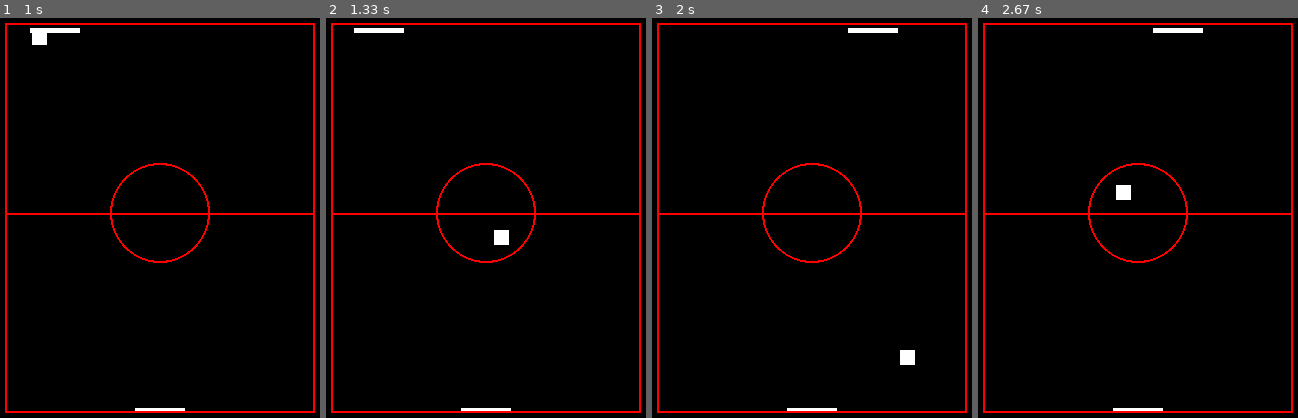
Above: before the commit, frames 1-4 (left to right).
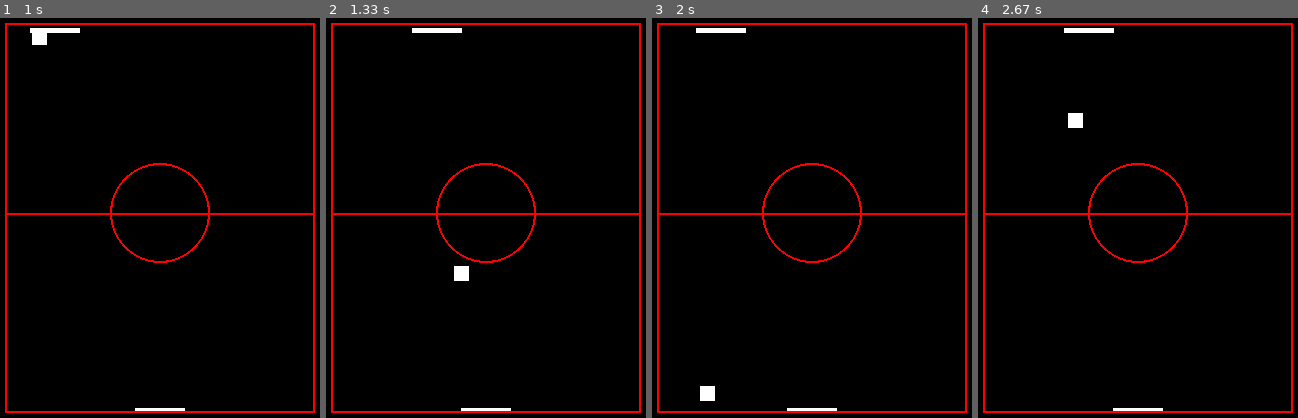
Above: after the commit, the same moments.

Repository: s40723115/RL-pingpong
Game: pygame game, started from puipui/test8-1.py
The game is run twice, just before and just after one commit, with the same random seed, the same clock (stepped at 60 frames per second) and the same inputs.
Inputs:
- Up to frame 1 (1 s): no input
- Up to frame 2 (1.33 s): no input
- Up to frame 3 (2 s): no input
- Up to frame 4 (2.67 s): no input

Frame 1 is identical in both runs. In frame 2, 0.7% of the frame differs, in the area x 8-58%, y 2-66%; in frame 3, 0.7%; in frame 4, 0.7%.

Commit message:
add test_pygame

Diff:
--- /dev/null
+++ b/puipui/main.py
@@ -0,0 +1,16 @@
+# This is a sample Python script.
+
+# Press Shift+F10 to execute it or replace it with your code.
+# Press Double Shift to search everywhere for classes, files, tool windows, actions, and settings.
+
+
+def print_hi(name):
+    # Use a breakpoint in the code line below to debug your script.
+    print(f'Hi, {name}')  # Press Ctrl+F8 to toggle the breakpoint.
+
+
+# Press the green button in the gutter to run the script.
+if __name__ == '__main__':
+    print_hi('PyCharm')
+
+# See PyCharm help at https://www.jetbrains.com/help/pycharm/
--- a/puipui/test8-1.py
+++ b/puipui/test8-1.py
@@ -50,7 +50,8 @@
 
         self.ball_pos.x = SCREEN_SIZE[0]/2
         self.ball_pos.y = SCREEN_SIZE[1]/2
-        print("reset", self.ball_pos_x, self.ball_pos_y)
+
+        #print("reset", self.ball_pos_x, self.ball_pos_y)
 
 
     # action是MOVE_STAY、MOVE_LEFT、MOVE_RIGHT
@@ -97,11 +98,11 @@
         pygame.draw.rect(screen, WHITE, self.ball_pos)
 
         if self.ball_pos.top <= 0 or self.ball_pos.bottom >= (SCREEN_SIZE[1] - BAR_SIZE[1] + 1):
-            self.ball_dir_y = self.ball_dir_y * -1
+            self.ball_dir_y = self.ball_dir_y  * random.choice((1,-1))
+            self.ball_start()
         if self.ball_pos.left <= 0 or self.ball_pos.right >= (SCREEN_SIZE[0]):
-            self.ball_dir_x = self.ball_dir_x * -1
-            self.ball_start()
-            print(self.ball_pos_x, self.ball_pos_y)
+            self.ball_dir_x = self.ball_dir_x * -1 * random.choice((1,-1))
+            #print(self.ball_pos_x, self.ball_pos_y)
 game = Game()
 while True:
     for event in pygame.event.get():
--- /dev/null
+++ b/puipui/test_pygame.py
@@ -0,0 +1,136 @@
+import pygame,sys,random
+
+def ball_animation():
+    global ball_speed_x, ball_speed_y, player_score, opponent_score, score_time
+    ball.x += ball_speed_x
+    ball.y += ball_speed_y
+
+    if ball.top <= 0 or ball.bottom >= screen_height:
+        ball_speed_y *= -1
+    if ball.left <= 0:
+        player_score +=1
+        score_time = pygame.time.get_ticks()
+
+    if ball.right >= screen_width:
+        opponent_score += 1
+        score_time = pygame.time.get_ticks()
+    if ball.colliderect(player) or ball.colliderect(opponent):
+        ball_speed_x *= -1
+def ball_colliderect(ball, target_rect, colliderect_tolerance):
+    global ball_speed_x, ball_speed_y
+    if ball.colliderect(target_rect):
+        if abs(target_rect.top - ball.bottom) < colliderect_tolerance and ball_speed_y > 0:
+            ball_speed_x *= -1
+            # print("bottom")
+        if abs(target_rect.bottom - ball.top) < colliderect_tolerance and ball_speed_y < 0:
+            ball_speed_x *= -1
+            # print("top")
+        if abs(target_rect.right - ball.left) < colliderect_tolerance and ball_speed_x < 0:
+            ball_speed_y *= -1
+            # print("left")
+        if abs(target_rect.left - ball.right) < colliderect_tolerance and ball_speed_x > 0:
+            ball_speed_y *= -1
+            # print("right")
+def player_animation():#
+    player.y += player_speed
+    if player.top <= 0:
+        player.top = 0
+    if player.bottom >= screen_height:
+        player.bottom = screen_height
+def opponent_ai():
+    if opponent.top < ball.y:
+        opponent.top += opponent_speed
+    if opponent.bottom > ball.y:
+        opponent.top -= opponent_speed
+    if opponent.top <= 0:
+        opponent.top = 0
+    if opponent.bottom >= screen_height:
+        player.bottom = screen_height
+def ball_restart():
+    global ball_speed_x, ball_speed_y, score_time
+
+    current_time = pygame.time.get_ticks()
+    ball.center = (screen_width/2, screen_height/2)
+    if current_time - score_time < 700:
+        number_three = game_font.render("3", False, light_grey)
+        screen.blit(number_three, (screen_width/2 - 10, screen_height/2 + 20))
+    if 700 < current_time - score_time < 1400:
+        number_two = game_font.render("2", False, light_grey)
+        screen.blit(number_two, (screen_width / 2 - 10, screen_height / 2 + 20))
+    if 1400 < current_time - score_time < 2100:
+        number_one = game_font.render("1", False, light_grey)
+        screen.blit(number_one, (screen_width / 2 - 10, screen_height / 2 + 20))
+    if current_time - score_time < 2100:
+        ball_speed_x,ball_speed_y = 0, 0
+    else:
+        ball_speed_y = 7 * random.choice((1, -1))
+        ball_speed_x = 7 * random.choice((1, -1))
+        score_time = None
+
+
+
+pygame.init()
+clock = pygame.time.Clock()
+#Main window
+screen_width = 800
+screen_height = 480
+screen = pygame.display.set_mode((screen_width, screen_height))
+pygame.display.set_caption("Pong")
+
+ball = pygame.Rect(screen_width/2 - 15, screen_height/2 - 15, 30, 30)
+player = pygame.Rect(screen_width - 20, screen_height/2 - 70, 10, 140)
+opponent = pygame.Rect(10, screen_height/2 - 70, 10, 140)
+
+bg_color = pygame.Color("grey12")
+light_grey = (200, 200, 200)
+#Speed setting
+ball_speed_x = 7 * random.choice((1, -1))
+ball_speed_y = 7 * random.choice((1, -1))
+player_speed = 0
+opponent_speed = 7
+#Score setting
+player_score = 0
+opponent_score = 0
+game_font = pygame.font.Font("freesansbold.ttf", 32)
+score_time = True
+#Colliderect_tolerance
+colliderect_tolerance = 15
+
+while True:
+    for event in pygame.event.get():
+        if event.type == pygame.QUIT:
+            pygame.quit()
+            sys.exit()
+        if event.type == pygame.KEYDOWN:
+            if event.key == pygame.K_DOWN:
+                player_speed += 6
+            if event.key == pygame.K_UP:
+                player_speed -= 6
+        if event.type == pygame.KEYUP:
+            if event.key == pygame.K_DOWN:
+                player_speed -= 6
+            if event.key == pygame.K_UP:
+                player_speed += 6
+    ball_animation()
+    player_animation()
+    opponent_ai()
+    ball_colliderect(ball, player, colliderect_tolerance)
+    ball_colliderect(ball, opponent, colliderect_tolerance)
+
+    screen.fill(bg_color)
+    pygame.draw.rect(screen, light_grey, player)
+    pygame.draw.rect(screen, light_grey, opponent)
+    pygame.draw.ellipse(screen, light_grey, ball)
+    pygame.draw.aaline(screen, light_grey ,(screen_width/2, 0), (screen_width/2, screen_height))
+
+    if score_time:
+        ball_restart()
+
+    player_text = game_font.render(f"{player_score}", False,light_grey)
+    screen.blit(player_text, (screen_width/2 + 30, 235))
+
+    opponent_text = game_font.render(f"{opponent_score}", False, light_grey)
+    screen.blit(opponent_text, (screen_width/2 - 50, 235))
+    #updating the windows
+    pygame.display.flip()
+    clock.tick(60)
